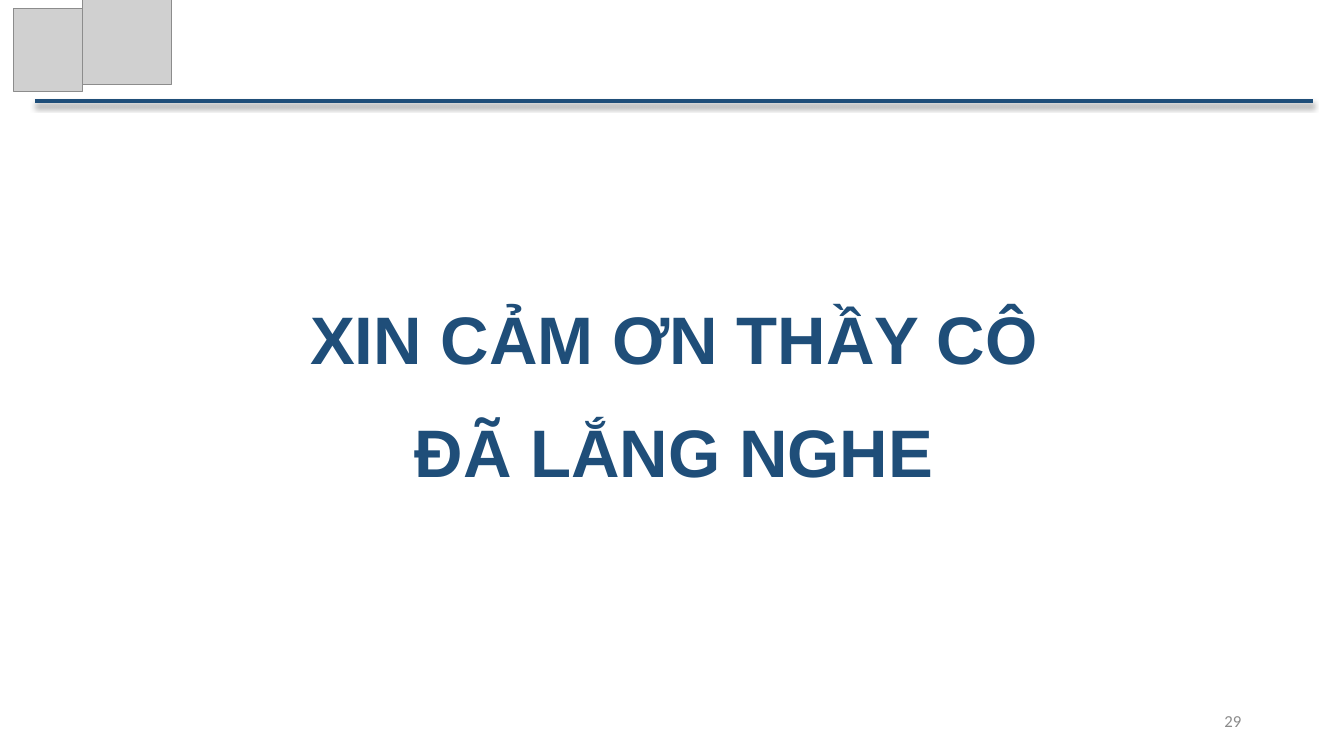
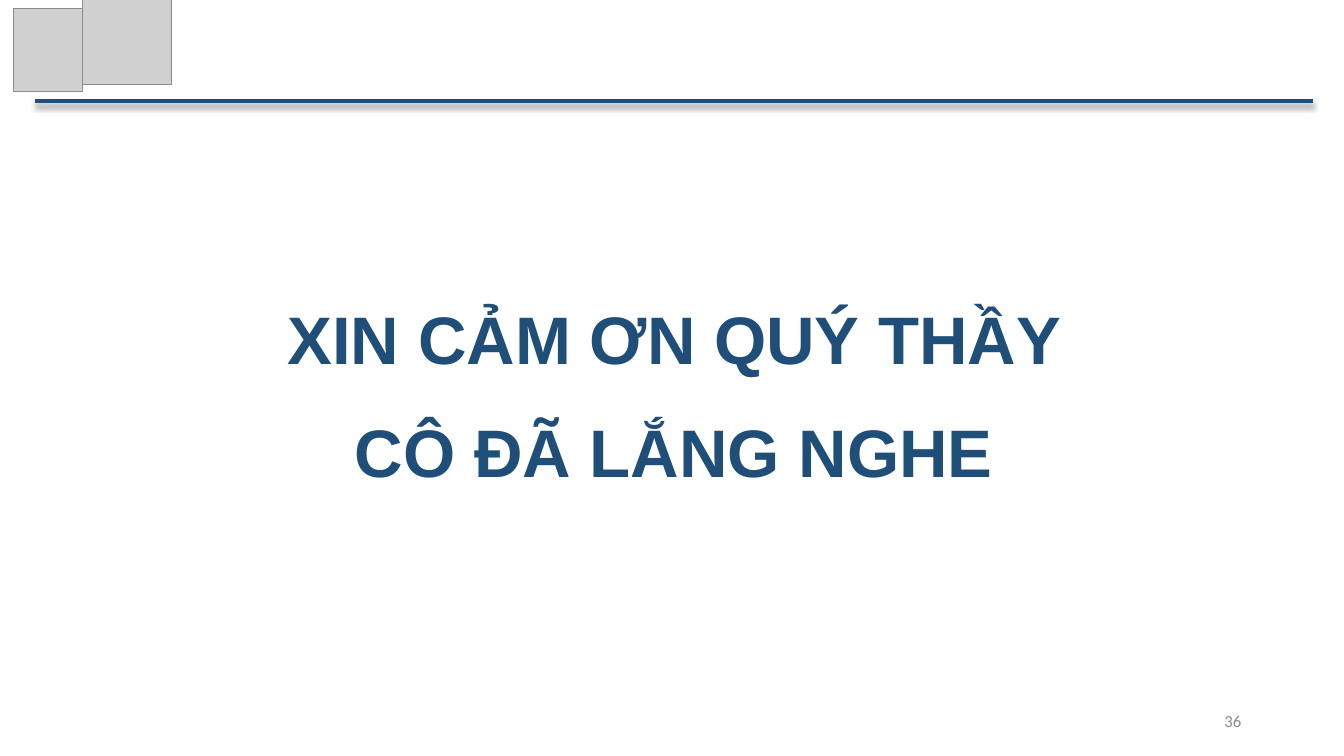
Before and after one commit to ThuTrongNguyen/Thesis, a slide deck: slide 36 of SlideBaoCao_NguyenTrongThu.pptx (slide 29 before the commit). Drawn at 1344x756 pixels with LibreOffice and Linux fonts; fonts in the diff are those of the drawing; grey boxes stand for pictures. Boxes give left, top, right and bottom in pixels: in the first picture for what was removed or moved away, otherwise in the second. Text is boxed around its words. In the diff, an @@ line names an element or a change of style, - is before the commit and + after.

```diff
--- a/SlideBaoCao_NguyenTrongThu.pptx
+++ b/SlideBaoCao_NguyenTrongThu.pptx
@@ text at bbox=[288, 311, 1061, 478]: text changed @@
-XIN CẢM ƠN THẦY CÔ ĐÃ LẮNG NGHE
+XIN CẢM ƠN QUÝ THẦY CÔ ĐÃ LẮNG NGHE
@@ page number at bbox=[1224, 716, 1241, 727]: text changed @@
-29
+36
```
Also in this commit, not shown: 13 other slides changed, 7 slides added.
